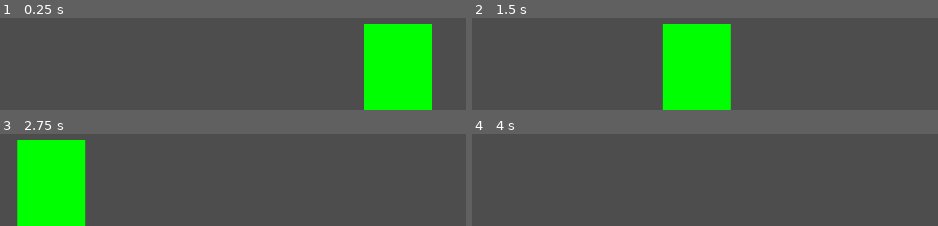
Above: before the commit, frames 1-4 (two rows, left to right).
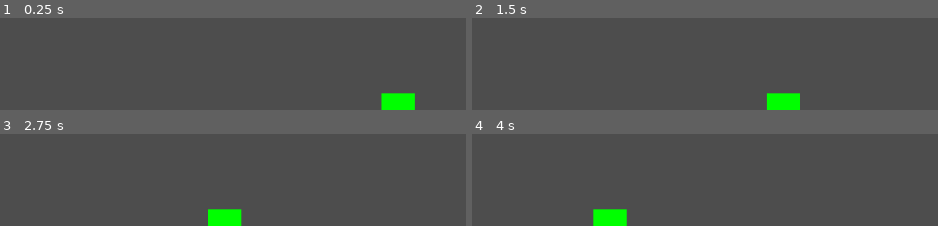
Above: after the commit, the same moments.

Repository: JohannesLadurner/OneButtonGame
Game: Godot game, scene res://scenes/world.tscn
Same seed, same stepped clock (60 frames per second), same inputs: the game is played once before the commit and once after it. The project has no main scene, so this scene is started directly. Sound files missing from this copy of the repository are replaced by a short silence.
Inputs:
- Up to frame 1 (0.25 s): no input
- Up to frame 2 (1.5 s): no input
- Up to frame 3 (2.75 s): no input
- Up to frame 4 (4 s): no input

The runs differ from the first frame. In frame 1, 12% of the frame differs, in the area x 78-93%, y 6-100%; in frame 2, 15%; in frame 3, 15%, in the area x 3-52%, y 6-100%; in frame 4, 1.3%.

Commit message:
fix: slower gameplay

Diff:
--- a/scenes/world.gd
+++ b/scenes/world.gd
@@ -2,14 +2,14 @@
 
 var data = []
 func _ready():
-	$AudioStreamPlayer.stream = load("res://Jetta-I_d-Love-to-Change-the-World-_Matstubs-Remix_.wav")
-	data = AudioToWaveform.generate($AudioStreamPlayer.stream)
+	$AudioStreamPlayer.stream = load("res://maldita.wav")
+	data = AudioToWaveform.generate($AudioStreamPlayer.stream, 50)
 	$AudioStreamPlayer.play()
 	queue_redraw()
 
 func _process(delta):
-	$Camera2D.position.x += delta*200
+	$Camera2D.position.x += delta*100
 
 func _draw():
 	for i in data.size():
-		draw_line(Vector2(i*2, 500), Vector2(i*2, 200-data[i]),Color.GREEN,2.0)
+		draw_line(Vector2(i*2, 500), Vector2(i*2, 300-data[i]), Color.GREEN,2.0)
